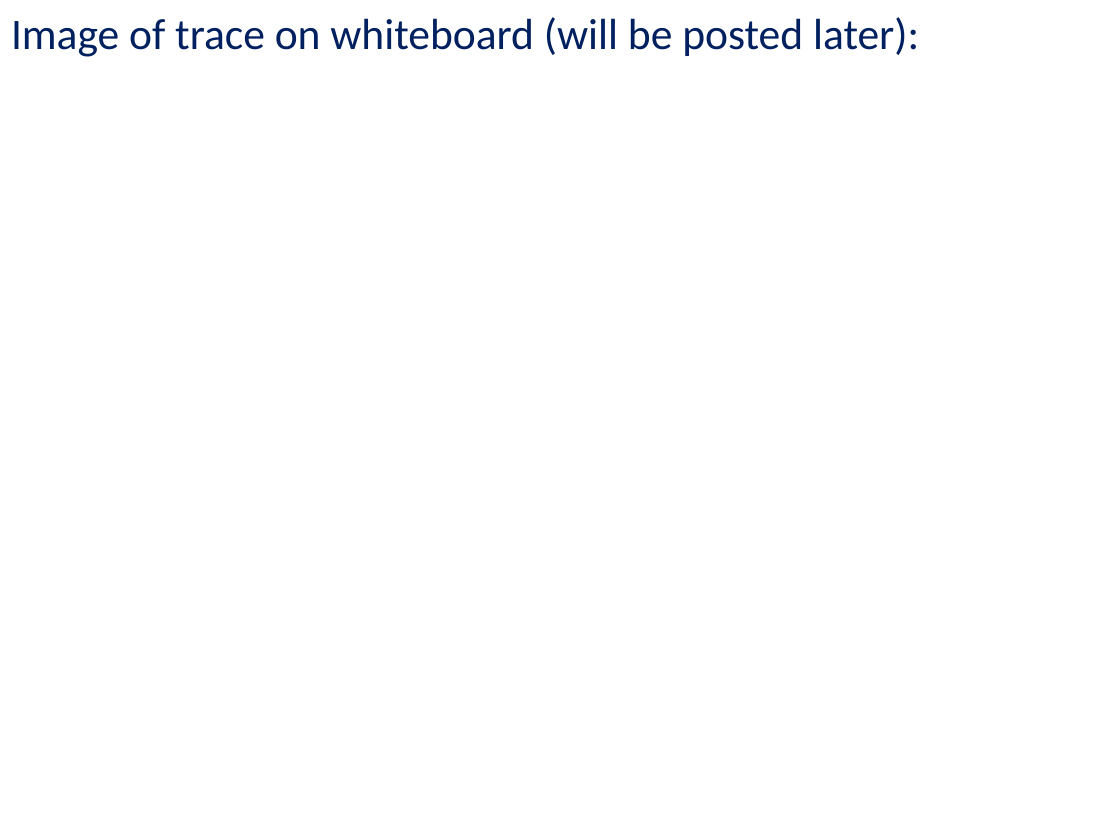
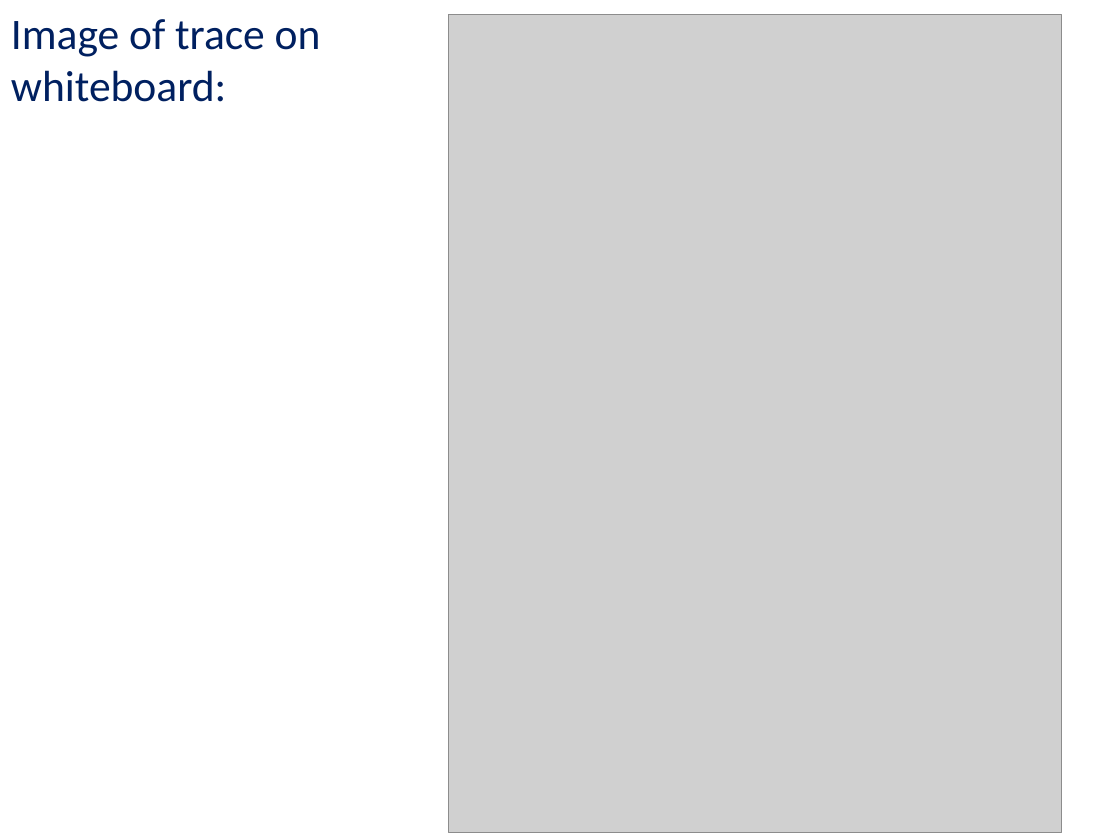
Before and after one commit to kc13/CS401MD, a slide deck: slide 5 of cs401_lab_2_28_20.pptx. Drawn at 1120x840 pixels with LibreOffice and Linux fonts; fonts in the diff are those of the drawing; grey boxes stand for pictures. Boxes give left, top, right and bottom in pixels: in the first picture for what was removed or moved away, otherwise in the second. Text is boxed around its words. In the diff, an @@ line names an element or a change of style, - is before the commit and + after.

Commit message:
Lab 3/2/20 walk through of 2nd recursive function - added whiteboard images

```diff
--- a/cs401_lab_2_28_20.pptx
+++ b/cs401_lab_2_28_20.pptx
@@ text at [11,19,321,102]: text changed @@
-Image of trace on whiteboard (will be posted later):
+Image of trace on whiteboard:
@@ picture added at [449,15,1061,833] @@
```
Also in this commit, not shown: 1 slide added.
